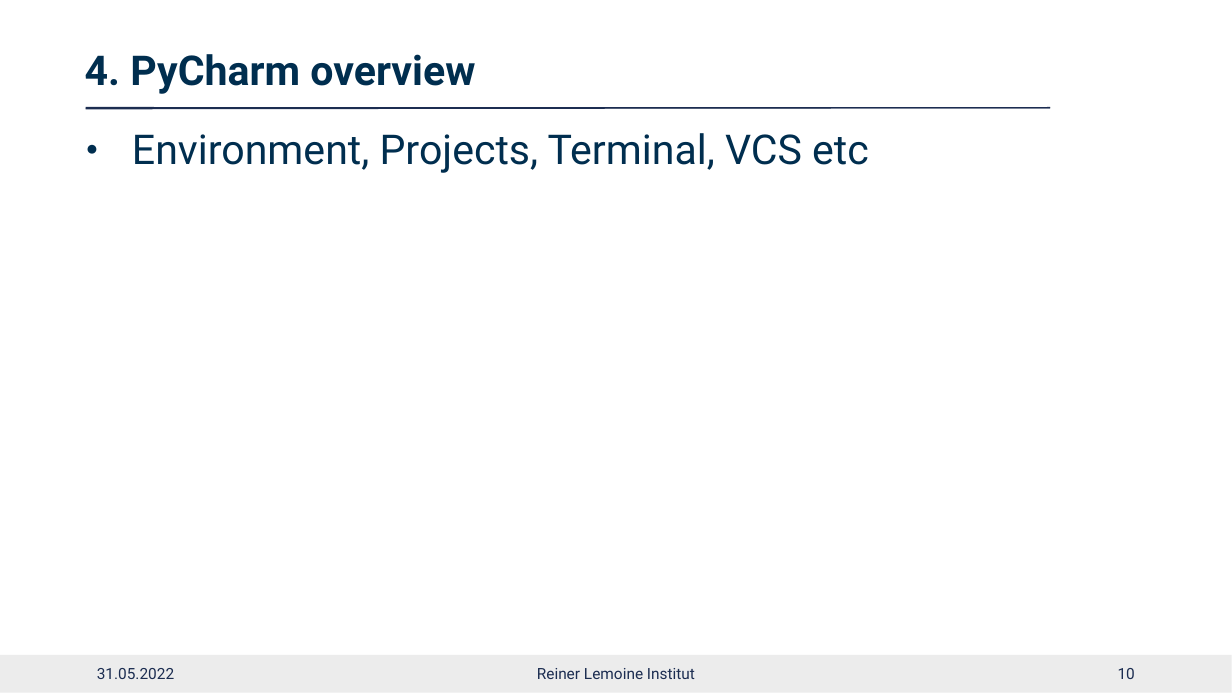
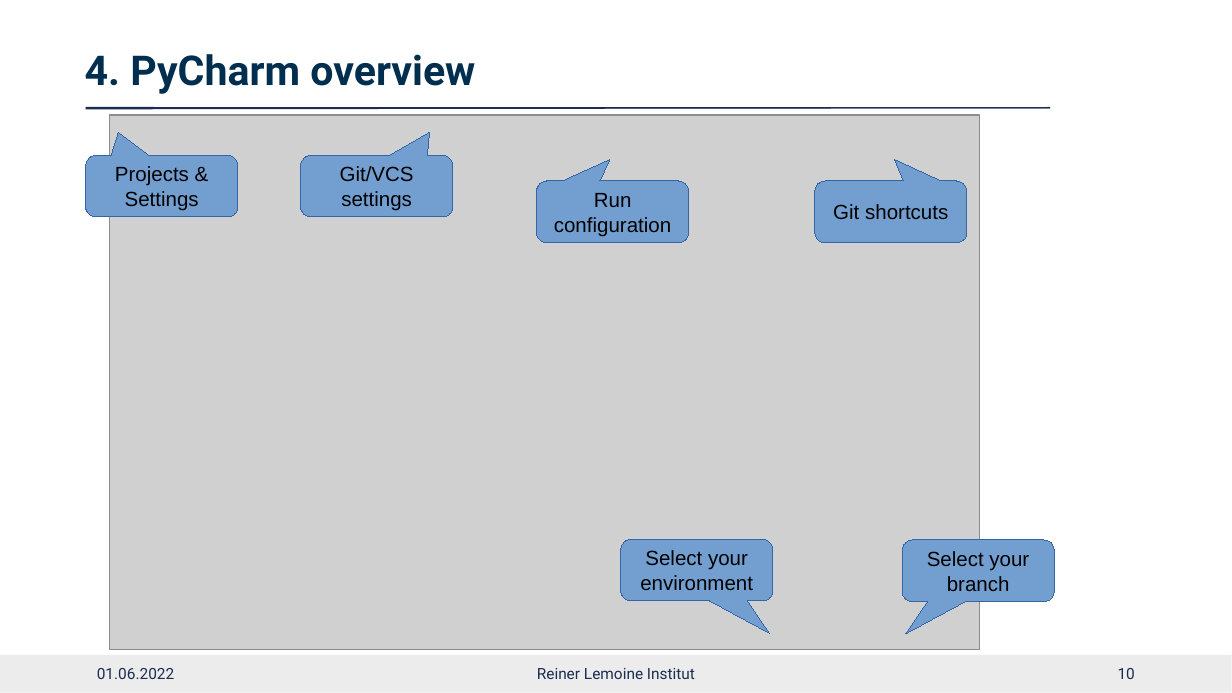
Before and after one commit to rl-institut/workshop, a slide deck: slide 10 of run-python-tools/2022-05-30_run_python_tools.pptx. Drawn at 1232x693 pixels with LibreOffice and Linux fonts; fonts in the diff are those of the drawing; grey boxes stand for pictures; background and template pictures are left out. Boxes give left, top, right and bottom in pixels: in the first picture for what was removed or moved away, otherwise in the second. Text is boxed around its words. In the diff, an @@ line names an element or a change of style, - is before the commit and + after.

Commit message:
update presentation

```diff
--- a/run-python-tools/2022-05-30_run_python_tools.pptx
+++ b/run-python-tools/2022-05-30_run_python_tools.pptx
@@ picture added at [110,115,979,649] @@
@@ text removed at [132,133,869,173] @@
-● Environment, Projects, Terminal, VCS etc
@@ rounded speech box added at [86,155,238,217], fill #729FCF, outline #3465A4 0.75 pt, 12 pt, text #000000 @@
+Projects & Settings
@@ rounded speech box added at [301,155,452,217], fill #729FCF, outline #3465A4 0.75 pt, 12 pt, text #000000 @@
+Git/VCS settings
@@ rounded speech box added at [537,181,689,243], fill #729FCF, outline #3465A4 0.75 pt, 12 pt, text #000000 @@
+Run configuration
@@ rounded speech box added at [814,181,966,243], fill #729FCF, outline #3465A4 0.75 pt, 12 pt, text #000000 @@
+Git shortcuts
@@ rounded speech box added at [621,540,772,601], fill #729FCF, outline #3465A4 0.75 pt, 12 pt, text #000000 @@
+Select your environment
@@ rounded speech box added at [902,540,1053,601], fill #729FCF, outline #3465A4 0.75 pt, 12 pt, text #000000 @@
+Select your branch
@@ text at [97,668,174,679]: text changed @@
-31.05.2022
+01.06.2022
```
Also in this commit, not shown: 10 other slides changed, 1 slide added.
